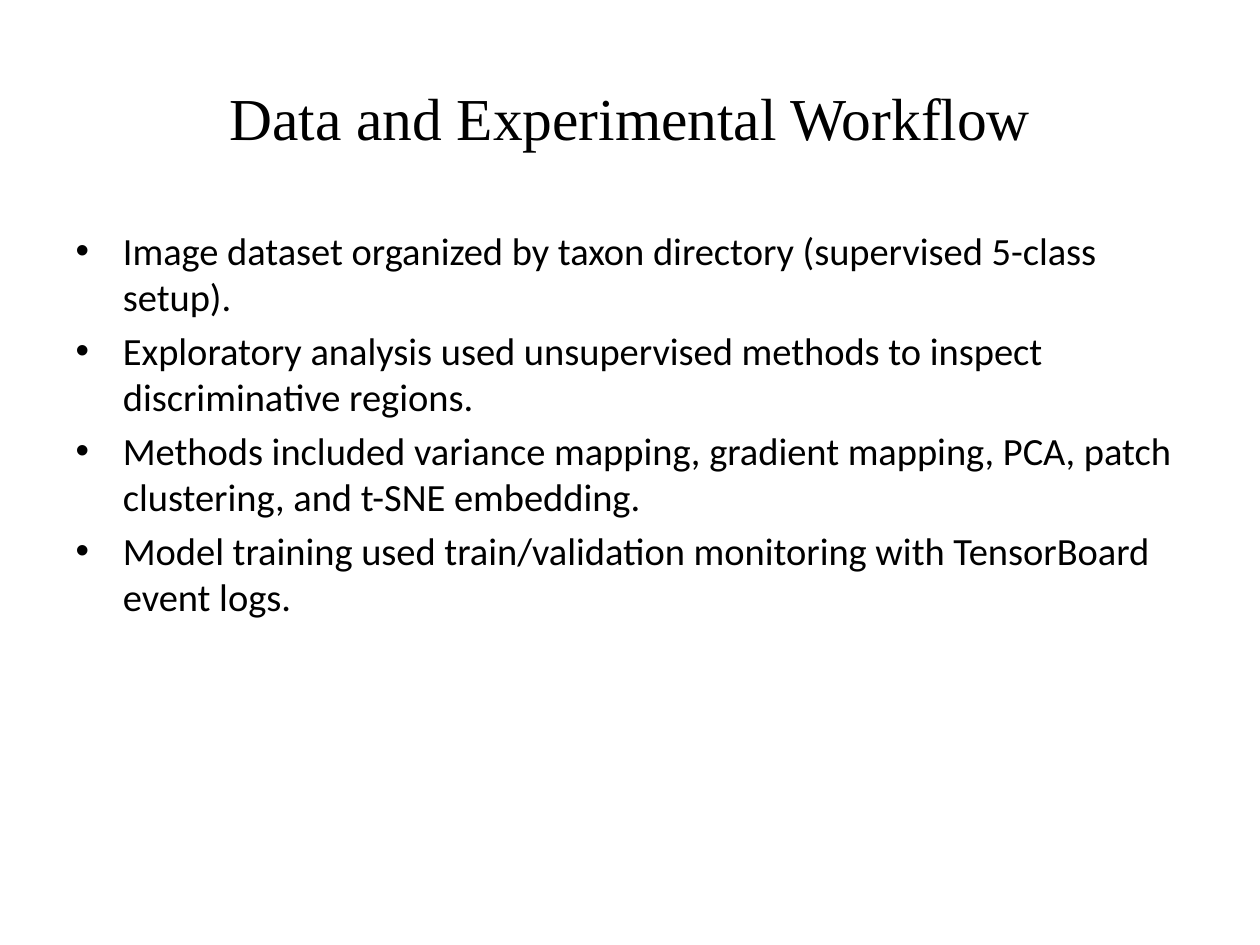
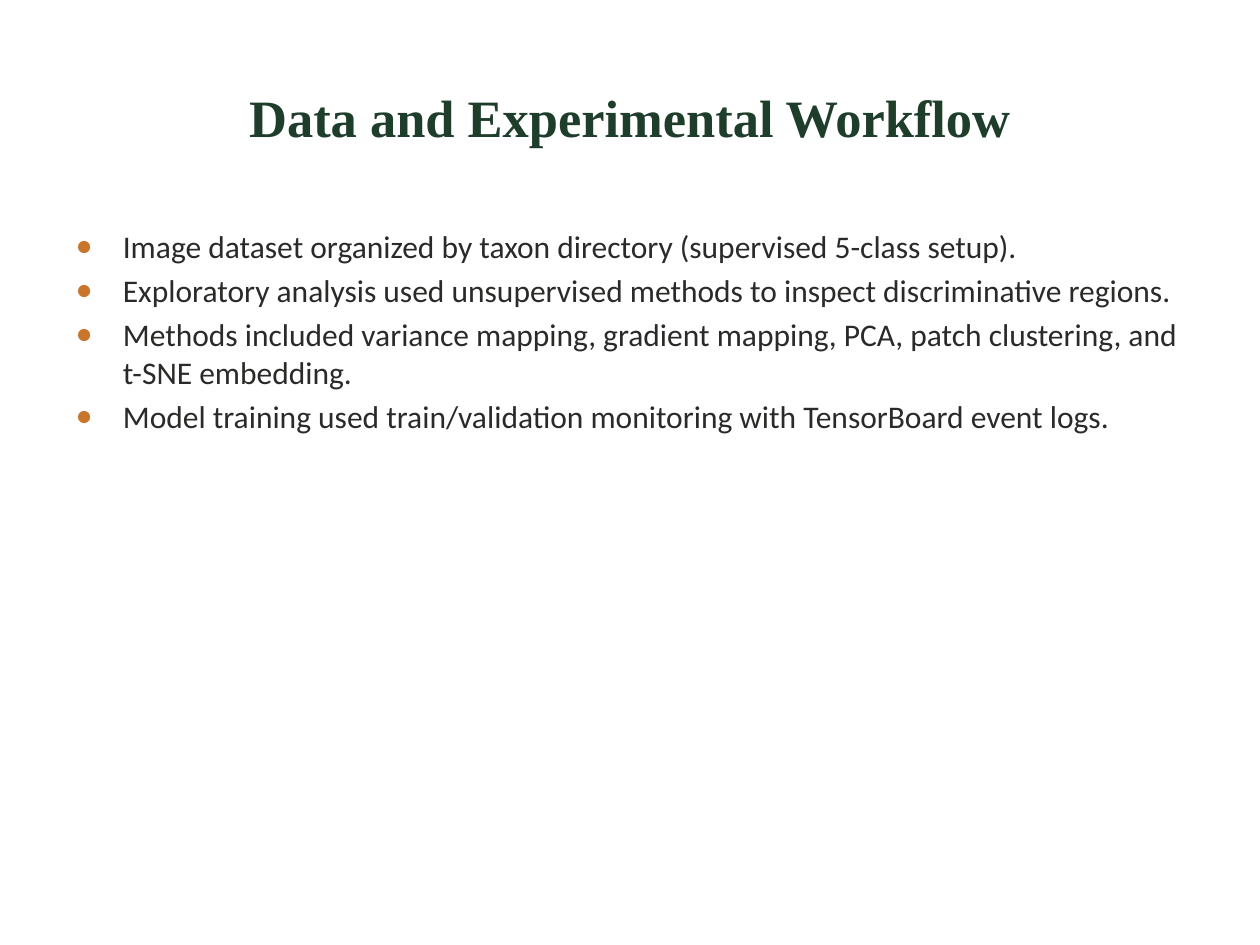
Before and after one commit to IritaSee/anggrek, a slide deck: slide 3 of docs/coelogyne_results_botany_academic.pptx. Drawn at 1260x945 pixels with LibreOffice and Linux fonts; fonts in the diff are those of the drawing. Boxes give left, top, right and bottom in pixels: in the first picture for what was removed or moved away, otherwise in the second. Text is boxed around its words. In the diff, an @@ line names an element or a change of style, - is before the commit and + after.

Commit message:
update result and design

```diff
--- a/docs/coelogyne_results_botany_academic.pptx
+++ b/docs/coelogyne_results_botany_academic.pptx
@@ title "Data and Experimental Workflow" at (x1=249, y1=100, x2=1010, y2=148): size 34 to 30 pt, text colour #000000 to #1F3D2B, bold on @@
@@ text "Image dataset organized by taxon ..." at (x1=123, y1=235, x2=1176, y2=434): size 22 to 18 pt, text colour #000000 to #2A2A28; bullet • to ● @@
```
Also in this commit, not shown: 13 other slides changed, 3 slides added, 1 slide removed.
